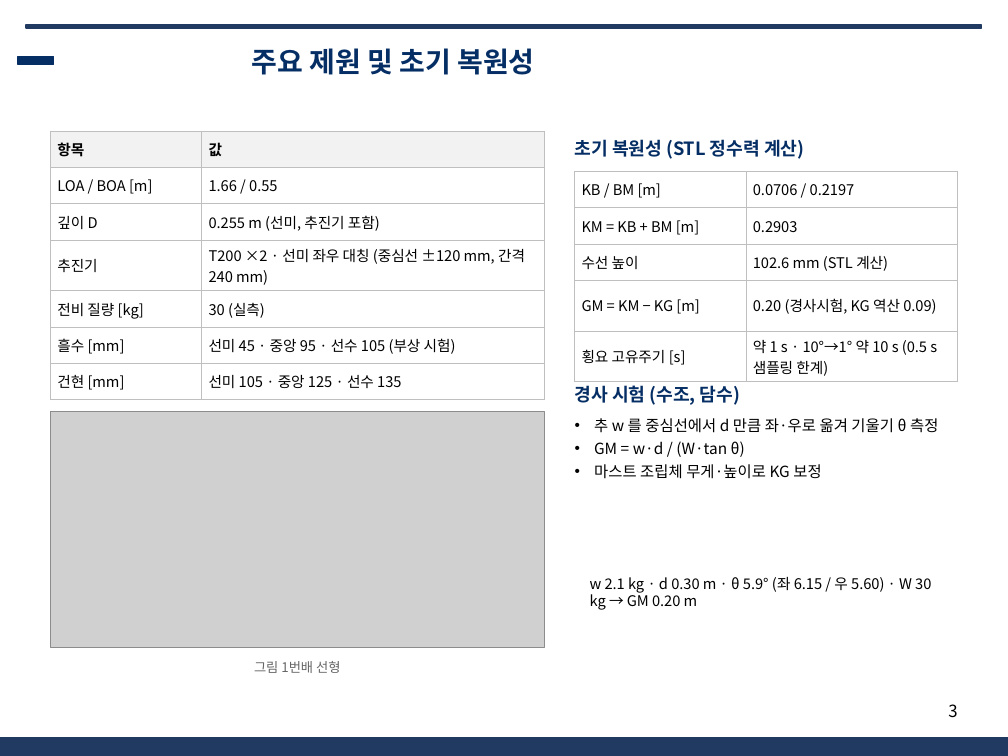
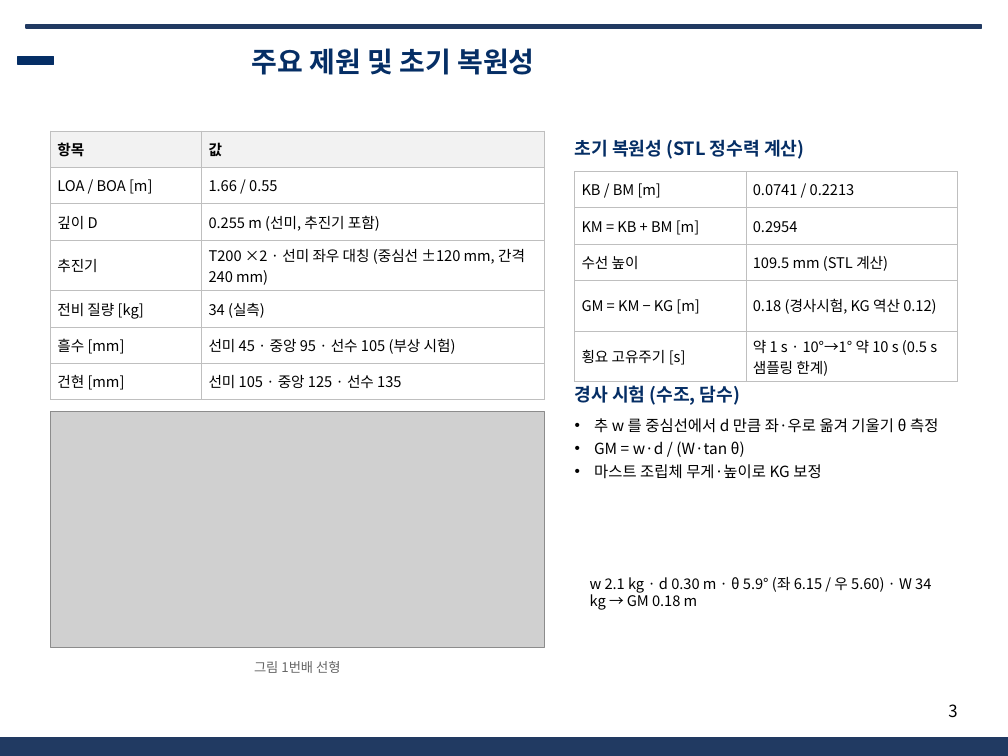
Before and after one commit to unmatsutake377-rgb/ros2_ws, a slide deck: slide 3 of docs/전달용/보고서_분담/발표자료_SSF_A.pptx. Drawn at 1008x756 pixels with LibreOffice and Linux fonts; fonts in the diff are those of the drawing; grey boxes stand for pictures; background and template pictures are left out. Boxes give left, top, right and bottom in pixels: in the first picture for what was removed or moved away, otherwise in the second. Text is boxed around its words. In the diff, an @@ line names an element or a change of style, - is before the commit and + after.

```diff
--- a/docs/전달용/보고서_분담/발표자료_SSF_A.pptx
+++ b/docs/전달용/보고서_분담/발표자료_SSF_A.pptx
@@ table at bbox=[50, 131, 544, 394] @@
-row 5, column 2: 30 (실측)
+row 5, column 2: 34 (실측)
@@ table at bbox=[575, 171, 958, 380] @@
-row 1, column 2: 0.0706 / 0.2197
+row 1, column 2: 0.0741 / 0.2213
-row 2, column 2: 0.2903
+row 2, column 2: 0.2954
-row 3, column 2: 102.6 mm (STL 계산)
+row 3, column 2: 109.5 mm (STL 계산)
-row 4, column 2: 0.20 (경사시험, KG 역산 0.09)
+row 4, column 2: 0.18 (경사시험, KG 역산 0.12)
@@ text at bbox=[590, 577, 931, 610]: text changed @@
-w 2.1 kg · d 0.30 m · θ 5.9° (좌 6.15 / 우 5.60) · W 30 kg → GM 0.20 m
+w 2.1 kg · d 0.30 m · θ 5.9° (좌 6.15 / 우 5.60) · W 34 kg → GM 0.18 m
```
Also in this commit, not shown: 2 other slides changed, 6 other files.
